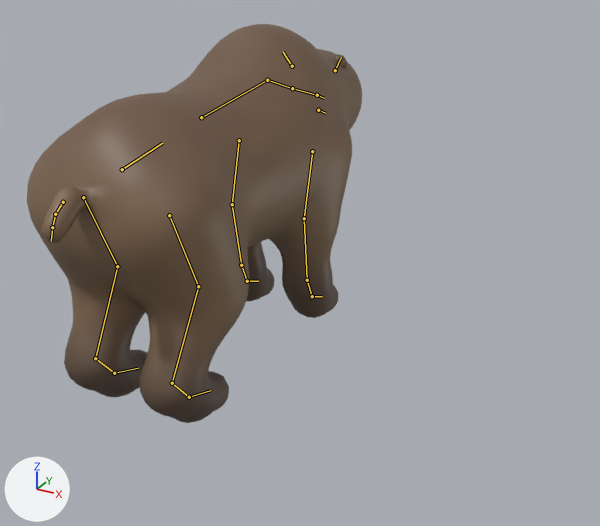
The glTF model game/assets/animals/bear.glb: old version first, new version second.
Both versions are drawn from a 50 mm lens placed at (1.94, -2.9, 1.87), pointed at (0.4, -0.11, 0.48). Lighting does not change. The marker at lower left points along +X, +Y and +Z. The picture after the commit comes second. The bones that change, and the others that lie on the model, are drawn over the model as lines. Objects named as collision shapes, trigger or cutter boxes, shadow casters or lower levels of detail are left out.

In view in the first picture: 'Body_lod0'.
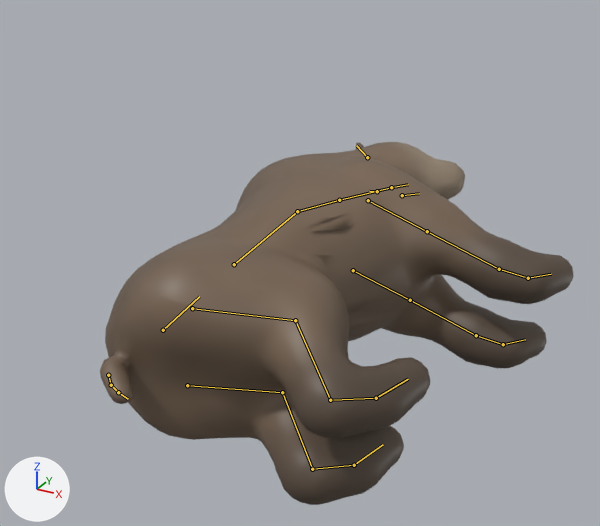
The newer file adds an action. The first version stands in its rest pose; the second is drawn at frame 26 of the action 'Death'.

Boxes [x1, y1, x2, y2] around the edits, measured in the pictures (600 x 526 px):
'Body_lod0', posed (41% wider, 9% shorter)
    before: [27, 24, 362, 423]
    after: [100, 142, 574, 505]
bone 'hips', root to tip
    before: (122, 169) to (162, 143)
    after: (163, 330) to (199, 296)
bone 'hind_upper.l', root to tip
    before: (83, 197) to (117, 266)
    after: (187, 385) to (282, 392)
bone 'hind_lower.l', root to tip
    before: (117, 266) to (95, 358)
    after: (282, 392) to (312, 469)
bone 'hind_foot.l', root to tip
    before: (95, 358) to (114, 373)
    after: (312, 469) to (354, 465)
bone 'hind_upper.r', root to tip
    before: (169, 215) to (198, 286)
    after: (192, 308) to (295, 320)
bone 'hind_lower.r', root to tip
    before: (198, 286) to (172, 383)
    after: (295, 320) to (330, 400)
bone 'hind_foot.r', root to tip
    before: (172, 383) to (189, 397)
    after: (330, 400) to (376, 398)
bone 'front_upper.l', root to tip
    before: (239, 140) to (232, 204)
    after: (353, 270) to (410, 300)
bone 'front_lower.l', root to tip
    before: (232, 204) to (241, 265)
    after: (410, 300) to (476, 335)
bone 'front_upper.r', root to tip
    before: (312, 151) to (304, 218)
    after: (368, 200) to (427, 231)
bone 'front_lower.r', root to tip
    before: (304, 218) to (307, 280)
    after: (427, 231) to (499, 269)
bone 'neck', root to tip
    before: (292, 88) to (317, 95)
    after: (339, 200) to (391, 187)
bone 'head', root to tip
    before: (317, 95) to (324, 98)
    after: (391, 187) to (408, 184)
bone 'jaw', root to tip
    before: (318, 110) to (325, 113)
    after: (402, 195) to (419, 193)
bone 'tail.1', root to tip
    before: (63, 202) to (55, 214)
    after: (108, 375) to (111, 385)

The change, as a list of edits to the scene's bpy script:
```text
Change bone_hips:
    where bone_hips = bpy.data.objects['Armature'].pose.bones['hips']  # child of 'root'
    bone_hips.location: (0.0, 0.0, 0.0) -> (0.134, -0.097, -0.608)
    bone_hips.rotation_quaternion: (1.0, 0.0, 0.0, 0.0) -> (0.785, 0.0, -0.62, 0.0)  # degrees (0, 0, 0) -> degrees (0, -77, 0)
Change bone_hind_upper_l:
    where bone_hind_upper_l = bpy.data.objects['Armature'].pose.bones['hind_upper.l']  # child of 'hips'
    bone_hind_upper_l.rotation_quaternion: (1.0, 0.0, 0.0, 0.0) -> (0.991, 0.133, 0.0, 0.0)  # degrees (0, 0, 0) -> degrees (15, 0, 0)
Change bone_hind_lower_l:
    where bone_hind_lower_l = bpy.data.objects['Armature'].pose.bones['hind_lower.l']  # child of 'hind_upper.l'
    bone_hind_lower_l.rotation_quaternion: (1.0, 0.0, 0.0, 0.0) -> (0.984, -0.177, 0.0, 0.0)  # degrees (0, 0, 0) -> degrees (-20, 0, 0)
Change bone_hind_foot_l:
    where bone_hind_foot_l = bpy.data.objects['Armature'].pose.bones['hind_foot.l']  # child of 'hind_lower.l'
    bone_hind_foot_l.rotation_quaternion: (1.0, 0.0, 0.0, 0.0) -> (0.991, 0.133, 0.0, 0.0)  # degrees (0, 0, 0) -> degrees (15, 0, 0)
Change bone_hind_upper_r:
    where bone_hind_upper_r = bpy.data.objects['Armature'].pose.bones['hind_upper.r']  # child of 'hips'
    bone_hind_upper_r.rotation_quaternion: (1.0, 0.0, 0.0, 0.0) -> (0.994, 0.107, 0.0, 0.0)  # degrees (0, 0, 0) -> degrees (12, 0, 0)
Change bone_hind_lower_r:
    where bone_hind_lower_r = bpy.data.objects['Armature'].pose.bones['hind_lower.r']  # child of 'hind_upper.r'
    bone_hind_lower_r.rotation_quaternion: (1.0, 0.0, 0.0, 0.0) -> (0.99, -0.142, 0.0, 0.0)  # degrees (0, 0, 0) -> degrees (-16, 0, 0)
Change bone_hind_foot_r:
    where bone_hind_foot_r = bpy.data.objects['Armature'].pose.bones['hind_foot.r']  # child of 'hind_lower.r'
    bone_hind_foot_r.rotation_quaternion: (1.0, 0.0, 0.0, 0.0) -> (0.994, 0.107, 0.0, 0.0)  # degrees (0, 0, 0) -> degrees (12, 0, 0)
Change bone_front_upper_l:
    where bone_front_upper_l = bpy.data.objects['Armature'].pose.bones['front_upper.l']  # child of 'chest'
    bone_front_upper_l.rotation_quaternion: (1.0, 0.0, 0.0, 0.0) -> (0.988, 0.155, 0.0, 0.0)  # degrees (0, 0, 0) -> degrees (18, 0, 0)
Change bone_front_lower_l:
    where bone_front_lower_l = bpy.data.objects['Armature'].pose.bones['front_lower.l']  # child of 'front_upper.l'
    bone_front_lower_l.rotation_quaternion: (1.0, 0.0, 0.0, 0.0) -> (0.975, -0.221, 0.0, 0.0)  # degrees (0, 0, 0) -> degrees (-26, 0, 0)
Change bone_front_upper_r:
    where bone_front_upper_r = bpy.data.objects['Armature'].pose.bones['front_upper.r']  # child of 'chest'
    bone_front_upper_r.rotation_quaternion: (1.0, 0.0, 0.0, 0.0) -> (0.992, 0.124, 0.0, 0.0)  # degrees (0, 0, 0) -> degrees (14, 0, 0)
Change bone_front_lower_r:
    where bone_front_lower_r = bpy.data.objects['Armature'].pose.bones['front_lower.r']  # child of 'front_upper.r'
    bone_front_lower_r.rotation_quaternion: (1.0, 0.0, 0.0, 0.0) -> (0.984, -0.177, 0.0, 0.0)  # degrees (0, 0, 0) -> degrees (-20, 0, 0)
Change bone_neck:
    where bone_neck = bpy.data.objects['Armature'].pose.bones['neck']  # child of 'chest'
    bone_neck.rotation_quaternion: (1.0, 0.0, 0.0, 0.0) -> (0.976, -0.171, 0.023, -0.131)  # degrees (0, 0, 0) -> degrees (-20, 0, -15)
Change bone_head:
    where bone_head = bpy.data.objects['Armature'].pose.bones['head']  # child of 'neck'
    bone_head.rotation_quaternion: (1.0, 0.0, 0.0, 0.0) -> (0.991, -0.099, 0.009, -0.089)  # degrees (0, 0, 0) -> degrees (-11, 0, -10)
Change bone_jaw:
    where bone_jaw = bpy.data.objects['Armature'].pose.bones['jaw']  # child of 'head'
    bone_jaw.rotation_quaternion: (1.0, 0.0, 0.0, 0.0) -> (0.999, -0.053, 0.0, 0.0)  # degrees (0, 0, 0) -> degrees (-6, 0, 0)
Change bone_tail_1:
    where bone_tail_1 = bpy.data.objects['Armature'].pose.bones['tail.1']  # child of 'hips'
    bone_tail_1.rotation_quaternion: (1.0, 0.0, 0.0, 0.0) -> (0.984, -0.177, 0.0, 0.0)  # degrees (0, 0, 0) -> degrees (-20, 0, 0)
```
